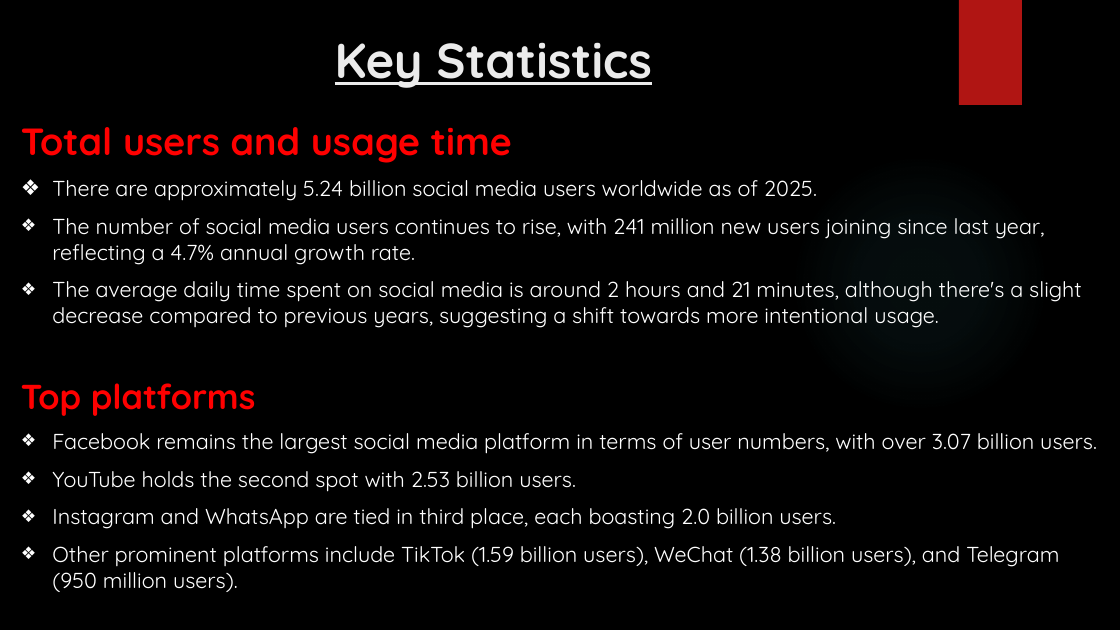
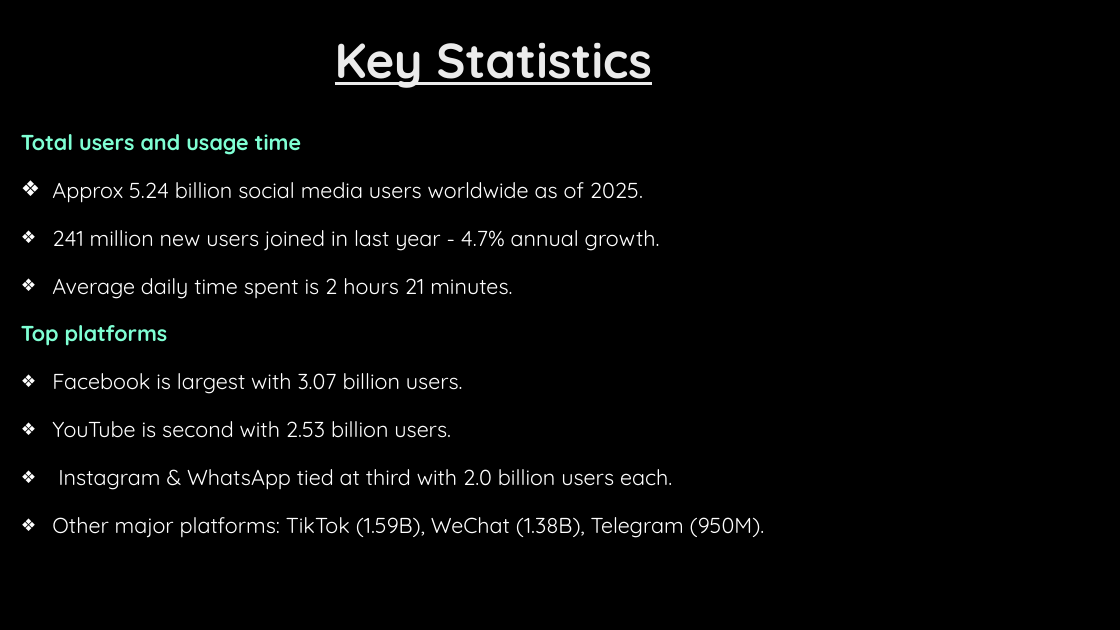
Before and after one commit to hg301240-maker/Social-Media-Usage-Trends-in-2025, a slide deck: slide 4 of PowerPoint Project.pptx. Drawn at 1120x630 pixels with LibreOffice and Linux fonts; fonts in the diff are those of the drawing; background and template pictures are left out. Boxes give left, top, right and bottom in pixels: in the first picture for what was removed or moved away, otherwise in the second. Text is boxed around its words. In the diff, an @@ line names an element or a change of style, - is before the commit and + after.

```diff
--- a/PowerPoint Project.pptx
+++ b/PowerPoint Project.pptx
@@ rectangle removed at [959,0,1022,105] @@
@@ text at [21,134,301,346]: size 32.4 to 18.5 pt in "Total users and usage time"; text colour #FF0000 to #7FFFD4 in "Total users and usage time", "Top platforms"; size 29.6 to 18.5 pt in "Top platforms"; line spacing 1 to 1.4 @@
@@ ellipse removed at [791,154,1049,413] @@
@@ text at [52,182,660,299]: text changed @@
-❖ There are approximately 5.24 billion social media users worldwide as of 2025.
-❖ The number of social media users continues to rise, with 241 million new users joining since last year, reflecting a 4.7% annual growth rate.
-❖ The average daily time spent on social media is around 2 hours and 21 minutes, although there's a slight decrease compared to previous years, suggesting a shift towards more intentional usage.
+❖ Approx 5.24 billion social media users worldwide as of 2025.
+❖ 241 million new users joined in last year - 4.7% annual growth.
+❖ Average daily time spent is 2 hours 21 minutes.
@@ text at [52,373,765,538]: text changed @@
-❖ Facebook remains the largest social media platform in terms of user numbers, with over 3.07 billion users.
-❖ YouTube holds the second spot with 2.53 billion users.
-❖ Instagram and WhatsApp are tied in third place, each boasting 2.0 billion users.
-❖ Other prominent platforms include TikTok (1.59 billion users), WeChat (1.38 billion users), and Telegram (950 million users).
+❖ Facebook is largest with 3.07 billion users.
+❖ YouTube is second with 2.53 billion users.
+❖ Instagram & WhatsApp tied at third with 2.0 billion users each.
+❖ Other major platforms: TikTok (1.59B), WeChat (1.38B), Telegram (950M).
```
Also in this commit, not shown: 12 other slides changed.
